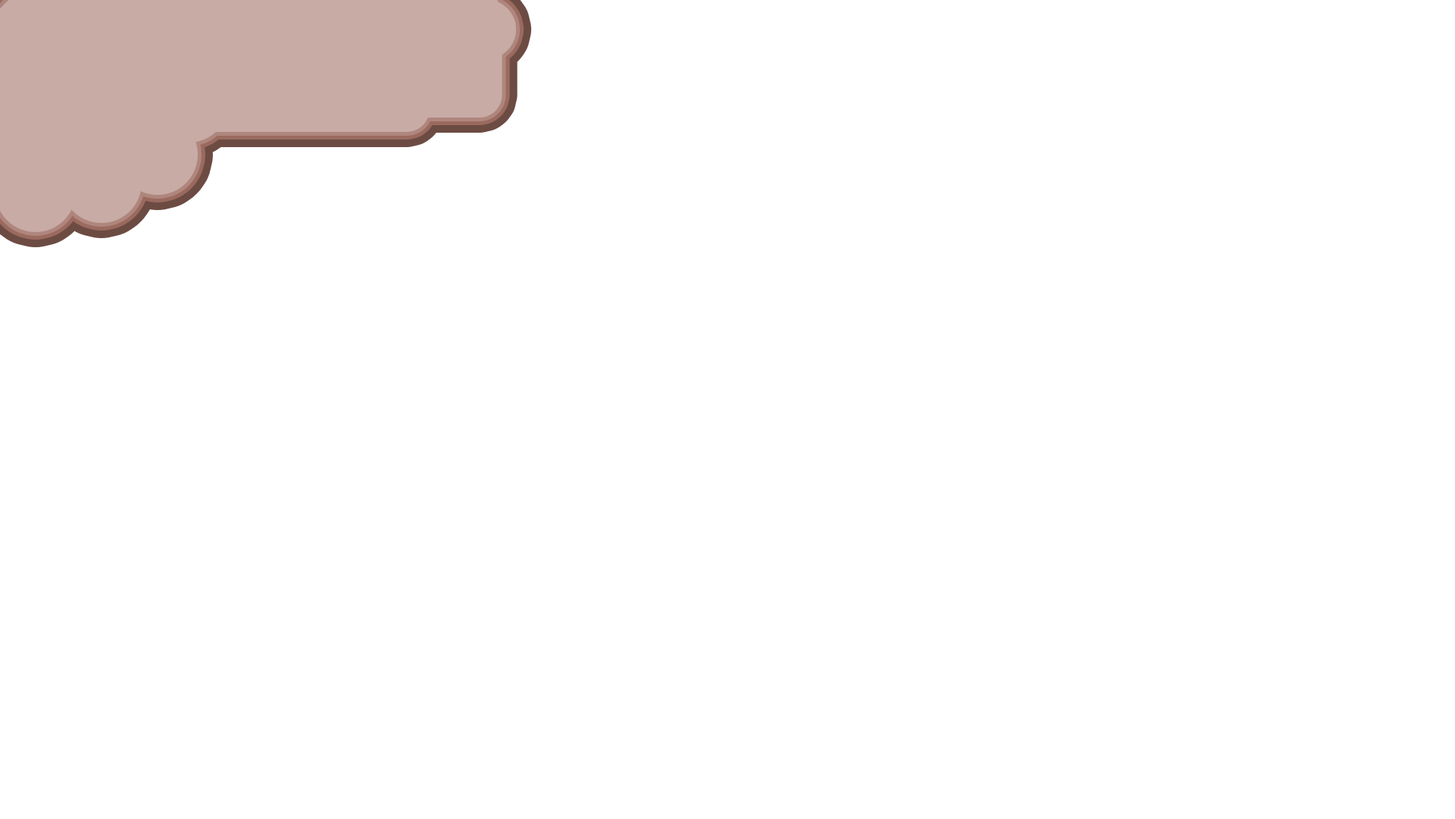
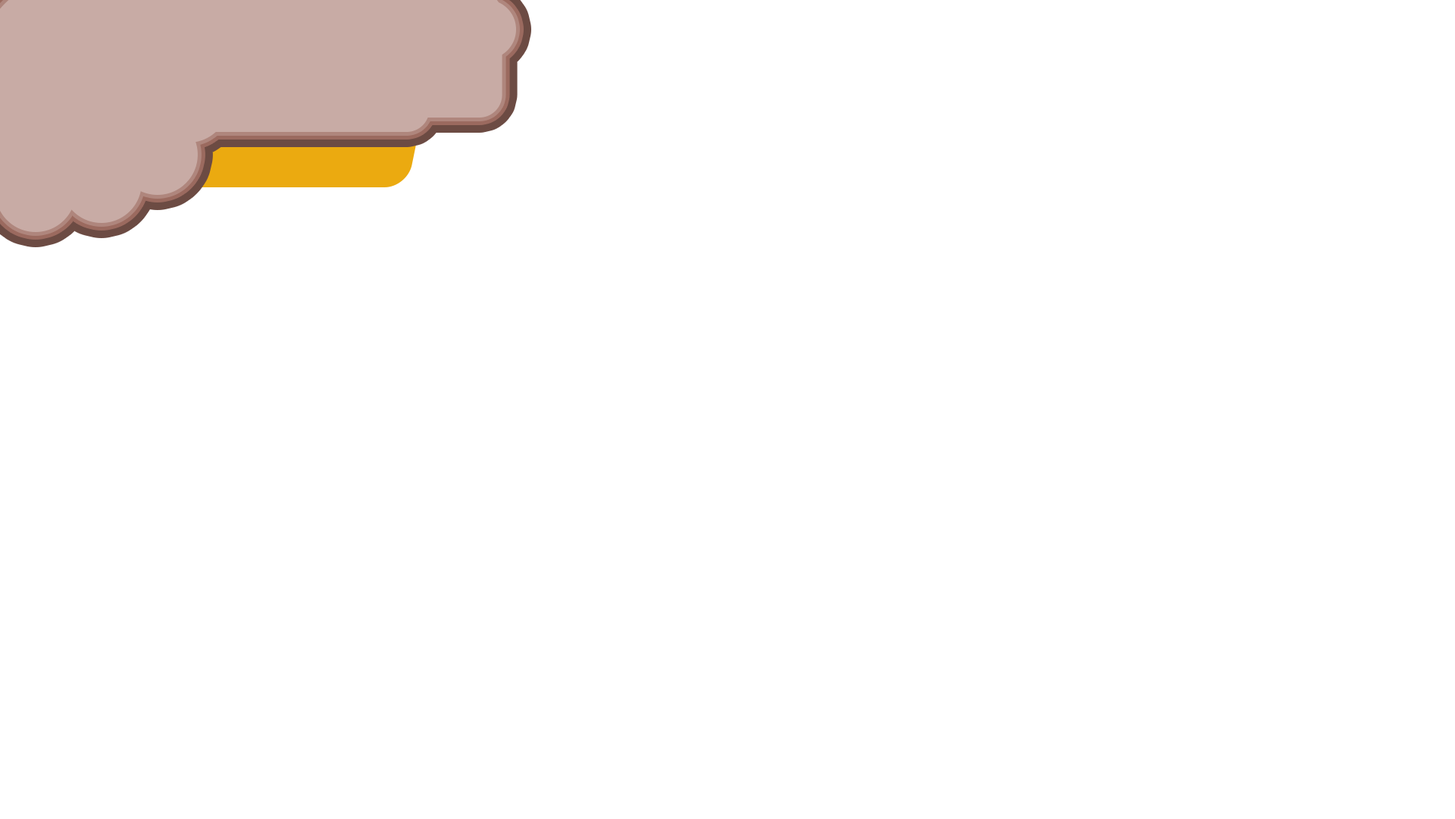
Before/after of a w=1455, h=819 layered artwork. What changed in the layer stack:
added layer "사각형 1" over [201, 145, 417, 188]
